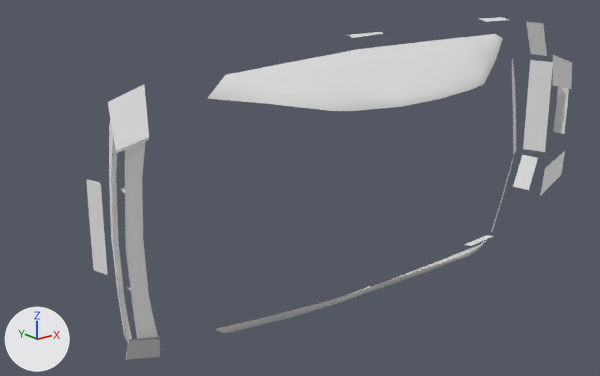
Renders of the OBJ model BMW/M3GTR/Meshes/trims.obj from each side of a commit.
Rendered twice from a 50 mm camera at (-154.0, -173.4, 57.1) aimed at (-25.0, -12.1, -7.4). Arrows for +X, +Y and +Z are at lower left; the lights stay in place. The first picture is the older version. Where no turn or scale is listed for an object, it has been applied to the vertices.

Names of what the first picture shows: 'shape11.007', 'shape11.008', 'shape11.011', 'shape11.013', 'shape11.032', 'shape13.004', 'shape18', 'shape4_callback_47_b0', 'shape4_callback_47_b0.001' and 2 more.
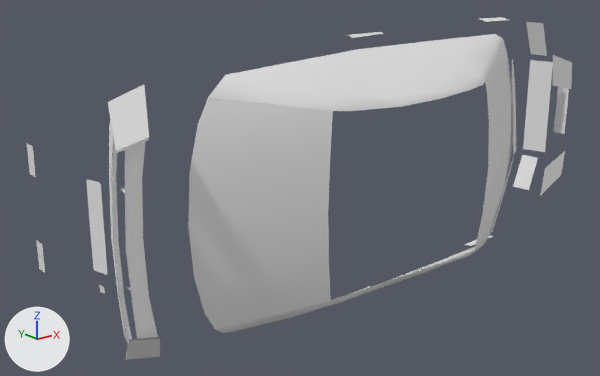
The change, as a list of edits to the scene's bpy script:
```text
Add me_shape13_007:
    me_shape13_007.from_pydata(...)  # 21 vertices, 24 faces; spans x -73.6..-44.0, y -48.1..-36.1, z -25.0..25.0
Add me_shape13_001:
    me_shape13_001.from_pydata(...)  # 21 vertices, 24 faces; spans x 5.1..36.8, y -47.1..-30.9, z -28.6..28.6
Add me_shape10:
    me_shape10.from_pydata(...)  # 16 vertices, 8 faces; spans x -93.2, y -9.3..-6.0, z -14.2..14.2
Add ob_shape13_007:
    ob_shape13_007 = bpy.data.objects.new('shape13.007', me_shape13_007)
    ob_shape13_007.location = (0.0, 0.0, 0.0)
Add ob_shape13_001:
    ob_shape13_001 = bpy.data.objects.new('shape13.001', me_shape13_001)
    ob_shape13_001.location = (0.0, 0.0, 0.0)
Add ob_shape10:
    ob_shape10 = bpy.data.objects.new('shape10', me_shape10)
    ob_shape10.location = (0.0, 0.0, 0.0)
```

What differs and where, as boxes (x1, y1, x2, y2) in the pictures (600 x 376 px):
'shape13.007', added
    after: (188, 99, 333, 330)
'shape13.001', added
    after: (474, 40, 513, 250)
'shape10', added
    after: (27, 144, 45, 273)
